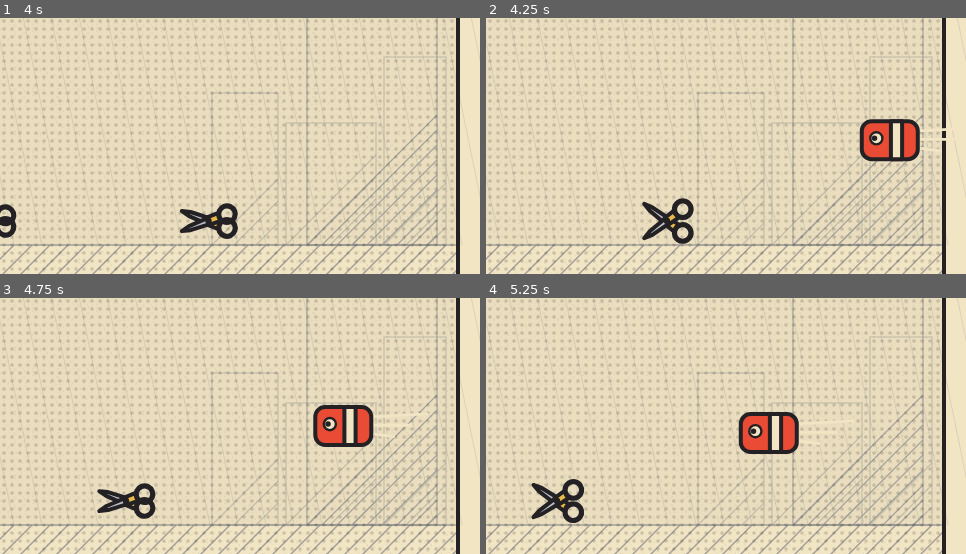
Above: before the commit, frames 1-4 (two rows, left to right).
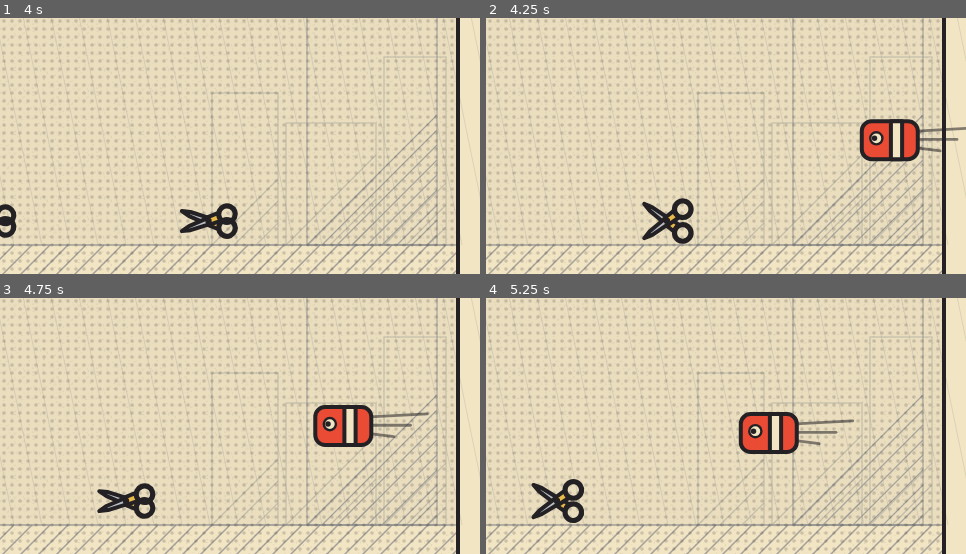
Above: after the commit, the same moments.

Repository: rfrondorf12/ai-girlies-jam-game
Game: browser game, page index.html
The game is run twice, just before and just after one commit, with the same random seed, the same clock (stepped at 60 frames per second) and the same inputs.
Inputs (mouse positions are % of the whole screen's width and height, from its top left):
- Up to frame 1 (4 s): click (50, 50) at 0.27 s; hold Right 1.03-1.53 s; tap Space every 0.5 s from 1.1 to 3.6 s; hold Down 1.58-1.85 s; hold Left 1.9-2.47 s; hold Up 2.52-2.82 s; hold Right 2.87-3.53 s; hold Up 3.58-3.82 s; hold Left from 3.87 s (still down)
- Up to frame 2 (4.25 s): keep holding Left; tap Space at 4.1 s
- Up to frame 3 (4.75 s): release Left at 4.3 s; hold Down 4.35-4.68 s; tap Space at 4.6 s; hold Right from 4.73 s (still down)
- Up to frame 4 (5.25 s): tap Space at 5.1 s; release Right at 5.23 s
The pictures show only the part of the screen within x 50-100%, y 43-93%; the shares and areas given below are measured in that part.

Frame 1 is identical in both runs. In frame 2, 0.3% of the frame differs, in the area x 90-100%, y 42-53%; in frame 3, 0.3%, in the area x 77-90%, y 44-55%; in frame 4, 0.3%.

Commit message:
m4-look: ink speed lines on the flying eraser
Co-Authored-By: Claude Code <noreply@anthropic.com>

Diff:
--- a/main.js
+++ b/main.js
@@ -5,7 +5,8 @@
   MOVE_SPEED, PLAYER_W, PLAYER_H, PLAYER_START_X,
   SLASH_DURATION, SLASH_REACH, SLASH_THICKNESS, SLASH_ARC_SPREAD, SLASH_SAMPLES, SHOULDER_HEIGHT,
   MONSTER_SPEED, MONSTER_SPEED_PANEL_RAMP, MONSTER_TYPES, MONSTER_FLY_Y, MONSTER_FLY_BOB, MONSTER_FLY_BOB_SPEED,
-  MONSTER_HALFTONE_OPACITY, MONSTER_SNIP_SPEED, MONSTER_WING_SPEED, MONSTER_WORM_WAVE_SPEED, MONSTER_SPIN_SPEED,
+  MONSTER_HALFTONE_OPACITY, MONSTER_STREAK_ALPHA, MONSTER_SNIP_SPEED, MONSTER_WING_SPEED, MONSTER_WORM_WAVE_SPEED,
+  MONSTER_SPIN_SPEED,
   BASE_MONSTERS_PER_PANEL, SPAWN_INTERVAL, SPAWN_PANEL_MULTIPLIER,
   HIT_FLASH, STOMP_SQUASH, STOMP_BOUNCE_VELOCITY,
   PANEL_CLEAR_DELAY, PANEL_CLEAR_SCORE, MONSTER_KILL_SCORE,
@@ -769,7 +770,8 @@
 // World 0, Print Shop: flying eraser block, streaks trailing behind it.
 function drawEraserMonster(m, w, h, colors) {
   ctx.save();
-  ctx.strokeStyle = colors.accent;
+  ctx.strokeStyle = COLOR_INK; // ink lines, so they stay visible over cream paper
+  ctx.globalAlpha = MONSTER_STREAK_ALPHA;
   ctx.lineCap = 'round';
   ctx.lineWidth = OUTLINE_WIDTH * 0.7;
   for (let i = 0; i < 3; i++) {
--- a/tuning.js
+++ b/tuning.js
@@ -45,6 +45,7 @@
 export const MONSTER_FLY_BOB = 14;       // how far a flying monster drifts up and down, in units
 export const MONSTER_FLY_BOB_SPEED = 2.4; // radians per second of the flight bob
 export const MONSTER_HALFTONE_OPACITY = 0.14; // dot shading over each enemy's flat colour
+export const MONSTER_STREAK_ALPHA = 0.55; // opacity of the eraser's ink speed lines, so they read over cream paper
 export const MONSTER_SNIP_SPEED = 6;     // radians per second the scissor blades open and close
 export const MONSTER_WING_SPEED = 9;     // radians per second of a bird's wing flap
 export const MONSTER_WORM_WAVE_SPEED = 5; // radians per second of the worm's crawl wave
